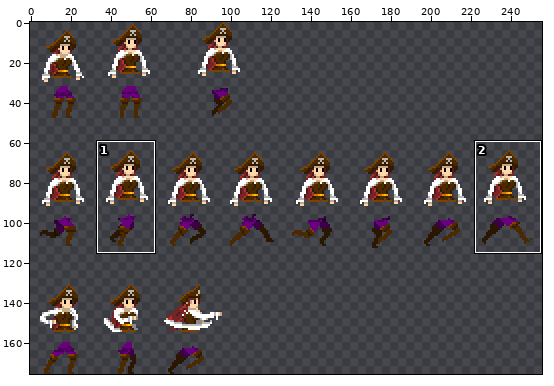
File history of a pixel-art file, Assets/Resources/Sprites/PirateCharacterSpriteSheet.aseprite. Above: a wide view before the commit, with the close-up outlined.
Close-up. Before:
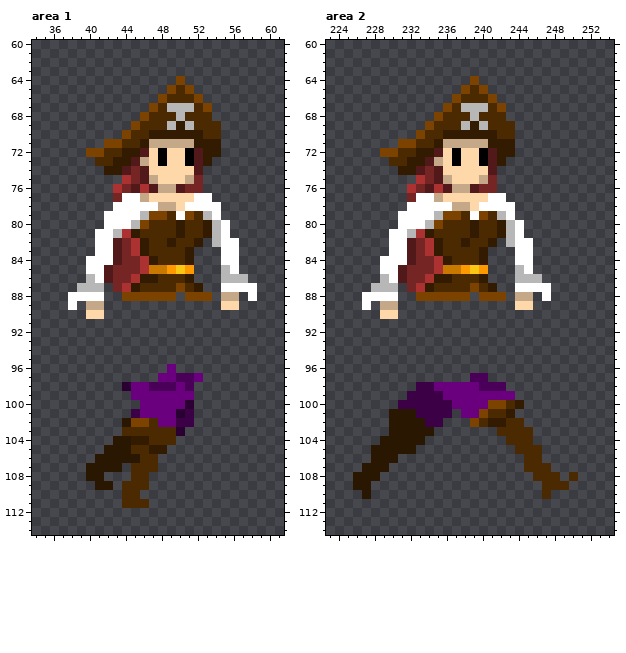
256x176 pixels, 1 frame. Colours within 5 levels of each other are drawn and written as one. Shown: area 1: x 34..61, y 60..114; area 2: x 223..254, y 60..114. The commit also changed other parts of the picture, which this record leaves out.
And afterwards:
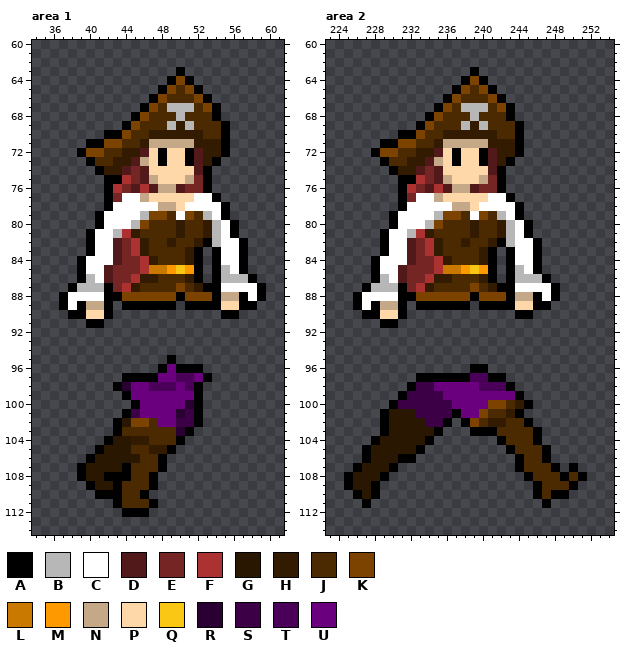
Palette (. is transparent): A #000000  B #b7b7b7  C #ffffff  D #511919  E #762525  F #ac3232  G #2a1701  H #321b01  J #4b2901  K #7c4300  L #ca7900  M #ff9900  N #c4a887  P #ffd8a9  Q #fac814  R #290031  S #3b0045  T #4a0058  U #6a007d
Change:
Area 1, layer "Layer 2":
y 63: x 50 . -> A
y 64: x 49 . -> A; x 51 . -> A
y 65: x 48 . -> A; x 52 . -> A
y 66: x 47 . -> A; x 53 . -> A
y 67: x 46 . -> A; x 54 . -> A
y 68: x 45 . -> A; x 54 . -> A
y 69: x 44 . -> A; x 55 . -> A
y 70: x 42..43 .. -> AA; x 55 . -> A
y 71: x 40..41 .. -> AA; x 55 . -> A
y 72: x 39 . -> A; x 55 . -> A
y 73: x 40 . -> A; x 54 . -> A
y 74: x 41 . -> A; x 53 . -> A
y 75: x 42..43 .. -> AA; x 53 . -> A
y 76: x 42 . -> A; x 53 . -> A
y 77: x 42 . -> A; x 54 . -> A
y 78: x 42 . -> A; x 55 . -> A
y 79: x 41 . -> A; x 55 . -> A
y 80: x 41 . -> A; x 56 . -> A
y 81: x 40 . -> A; x 56 . -> A
y 82: x 40 . -> A; x 53 . -> A; x 57 . -> A
y 83: x 40 . -> A; x 52 . -> A; x 54 . -> A; x 57 . -> A
y 84..85: x 39 . -> A; x 52 . -> A; x 54 . -> A; x 57 . -> A
y 86: x 39 . -> A; x 52 . -> A; x 54 . -> A; x 58 . -> A
y 87: x 38 . -> A; x 42 . -> A; x 53..54 .. -> AA; x 59 . -> A
y 88: x 37 . -> A; x 42..43 .. -> AA; x 50 . -> A; x 54 . -> A; x 57 . -> A; x 59 . -> A
y 89: x 37 . -> A; x 39 . -> A; x 42 . -> A; x 44..49 ...... -> AAAAAA; x 51..54 .... -> AAAA; x 57..58 .. -> AA
y 90: x 38..39 .. -> AA; x 42 . -> A; x 55..56 .. -> AA
y 91: x 40..41 .. -> AA
y 95: x 49 . -> A
y 96: x 48 . -> A; x 50..52 ... -> AAA
y 97: x 44..47 .... -> AAAA; x 53 . -> A
y 98: x 43 . -> A; x 52 . -> A
y 99: x 44 . -> A; x 52 . -> A
y 100: x 45 . -> A; x 52 . -> A
y 101: x 44 . -> A; x 52 . -> A
y 102: x 43 . -> A; x 52 . -> A
y 103: x 43 . -> A; x 51 . -> A
y 104: x 42 . -> A; x 50 . -> A
y 105: x 41 . -> A; x 49 . -> A
y 106: x 40 . -> A; x 48 . -> A
y 107: x 39 . -> A; x 44 . -> A; x 48 . -> A
y 108: x 39 . -> A; x 42..44 ... -> AAA; x 47 . -> A
y 109: x 40 . -> A; x 43 . -> A; x 47 . -> A
y 110: x 41..43 ... -> AAA; x 46 . -> A
y 111: x 43 . -> A; x 47 . -> A
y 112: x 44..46 ... -> AAA
Area 2, layer "Layer 2":
y 63: x 239 . -> A
y 64: x 238 . -> A; x 240 . -> A
y 65: x 237 . -> A; x 241 . -> A
y 66: x 236 . -> A; x 242 . -> A
y 67: x 235 . -> A; x 243 . -> A
y 68: x 234 . -> A; x 243 . -> A
y 69: x 233 . -> A; x 244 . -> A
y 70: x 231..232 .. -> AA; x 244 . -> A
y 71: x 229..230 .. -> AA; x 244 . -> A
y 72: x 228 . -> A; x 244 . -> A
y 73: x 229 . -> A; x 243 . -> A
y 74: x 230 . -> A; x 242 . -> A
y 75: x 231..232 .. -> AA; x 242 . -> A
y 76: x 231 . -> A; x 242 . -> A
y 77: x 231 . -> A; x 243 . -> A
y 78: x 231 . -> A; x 244 . -> A
y 79: x 230 . -> A; x 244 . -> A
y 80: x 230 . -> A; x 245 . -> A
y 81: x 229 . -> A; x 245 . -> A
y 82: x 229 . -> A; x 242 . -> A; x 246 . -> A
y 83: x 229 . -> A; x 241 . -> A; x 243 . -> A; x 246 . -> A
y 84..85: x 228 . -> A; x 241 . -> A; x 243 . -> A; x 246 . -> A
y 86: x 228 . -> A; x 241 . -> A; x 243 . -> A; x 247 . -> A
y 87: x 227 . -> A; x 231 . -> A; x 242..243 .. -> AA; x 248 . -> A
y 88: x 226 . -> A; x 231..232 .. -> AA; x 239 . -> A; x 243 . -> A; x 246 . -> A; x 248 . -> A
y 89: x 226 . -> A; x 228 . -> A; x 231 . -> A; x 233..238 ...... -> AAAAAA; x 240..243 .... -> AAAA; x 246..247 .. -> AA
y 90: x 227..228 .. -> AA; x 231 . -> A; x 244..245 .. -> AA
y 91: x 229..230 .. -> AA
y 96: x 239..240 .. -> AA
y 97: x 233..238 ...... -> AAAAAA; x 241..242 .. -> AA
y 98: x 232 . -> A; x 243 . -> A
y 99: x 231 . -> A; x 244 . -> A
y 100: x 230 . -> A; x 245 . -> A
y 101: x 229 . -> A; x 237 . -> A; x 244 . -> A
y 102: x 229 . -> A; x 236 . -> A; x 238 . -> A; x 245 . -> A
y 103: x 229 . -> A; x 235 . -> A; x 239..241 ... -> AAA; x 246 . -> A
y 104: x 228 . -> A; x 234 . -> A; x 242 . -> A; x 246 . -> A
y 105: x 227 . -> A; x 233 . -> A; x 243 . -> A; x 247 . -> A
y 106: x 227 . -> A; x 231..232 .. -> AA; x 244 . -> A; x 247 . -> A
y 107: x 226 . -> A; x 230 . -> A; x 244 . -> A; x 248 . -> A; x 250 . -> A
y 108: x 225 . -> A; x 229 . -> A; x 245 . -> A; x 249 . -> A; x 251 . -> A
y 109: x 225 . -> A; x 228 . -> A; x 246 . -> A; x 250 . -> A
y 110: x 226 . -> A; x 228 . -> A; x 246 . -> A; x 248..249 .. -> AA
y 111: x 227 . -> A; x 247 . -> A
Boxes around the changes in both close-ups, in picture pixels (x1, y1, x2, y2):
added: (59, 67, 266, 328)
added: (77, 355, 212, 517)
added: (353, 67, 560, 328)
added: (344, 364, 587, 508)
